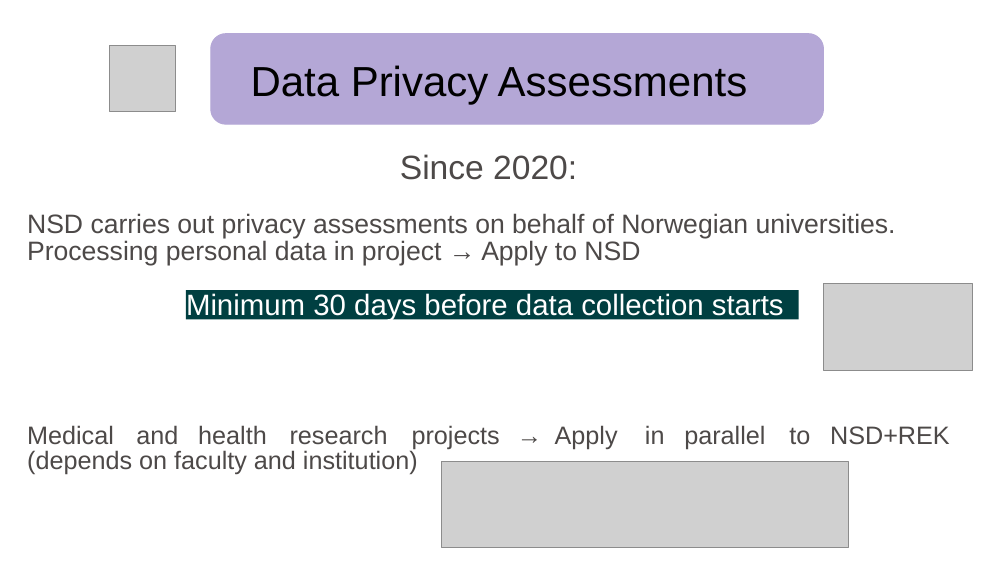
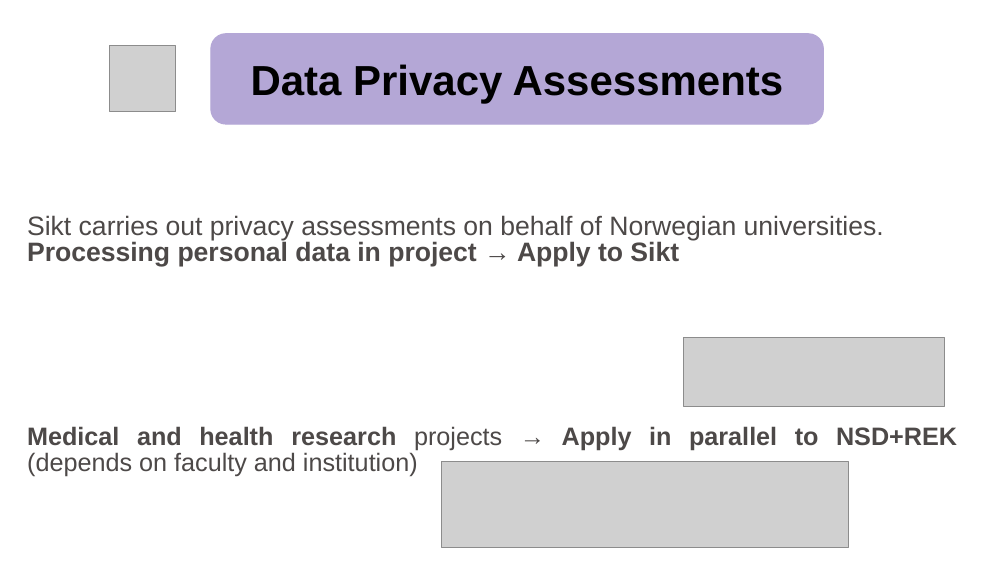
Before and after one commit to ELIXIR-Norway-Training/DMP-writing-workshop, a slide deck: slide 38 of 04_GDPR.odp (slide 37 before the commit). Drawn at 1008x567 pixels with LibreOffice and Linux fonts; fonts in the diff are those of the drawing; grey boxes stand for pictures. Boxes give left, top, right and bottom in pixels: in the first picture for what was removed or moved away, otherwise in the second. Text is boxed around its words. In the diff, an @@ line names an element or a change of style, - is before the commit and + after.

```diff
--- a/04_GDPR.odp
+++ b/04_GDPR.odp
@@ rounded rectangle "Data Privacy Assessments": place and size @@
-rounded rectangle "Data Privacy Assessments" at [251, 65, 748, 105]
+rounded rectangle "Data Privacy Assessments" at [211, 33, 824, 124]
@@ rounded rectangle "Data Privacy Assessments" at [211, 33, 824, 124]: bold on; alignment left to centre; vertical alignment top to middle; fill none to #B4A7D6; outline none to #B4A7D6 0.74 pt @@
@@ freeform shape removed at [211, 33, 824, 124] @@
@@ freeform shape removed at [211, 33, 824, 124] @@
@@ text removed at [400, 154, 577, 180] @@
-Since 2020:
@@ text removed at [27, 213, 896, 239] @@
-NSD carries out privacy assessments on behalf of Norwegian universities.
@@ text added at [27, 215, 957, 476], 19 pt, text #4D4948 @@
+Sikt carries out privacy assessments on behalf of Norwegian universities.
+Processing personal data in project → Apply to Sikt
+Minimum 30 days before data collection starts
+Medical and health research projects → Apply in parallel to NSD+REK (depends on faculty and institution)
@@ text removed at [27, 240, 640, 265] @@
-Processing personal data in project → Apply to NSD
@@ freeform shape removed at [185, 290, 798, 320] @@
@@ text removed at [186, 293, 784, 321] @@
-Minimum 30 days before data collection starts
@@ picture: place and size @@
-picture at [824, 283, 973, 370]
+picture at [683, 338, 943, 407]
@@ text removed at [27, 425, 114, 445] @@
-Medical
@@ text removed at [27, 449, 418, 475] @@
-(depends on faculty and institution)
@@ text removed at [136, 425, 178, 445] @@
-and
@@ text removed at [198, 425, 267, 444] @@
-health
@@ text removed at [290, 425, 388, 445] @@
-research
@@ text removed at [412, 425, 500, 450] @@
-projects
@@ text removed at [555, 425, 618, 450] @@
-→ Apply
@@ text removed at [645, 425, 665, 444] @@
-in
@@ text removed at [684, 425, 765, 450] @@
-parallel
@@ text removed at [789, 427, 810, 445] @@
-to
@@ text removed at [830, 426, 950, 445] @@
-NSD+REK
```
Also in this commit, not shown: 49 other slides changed, 2 slides added, 1 slide removed, 19 other files.
